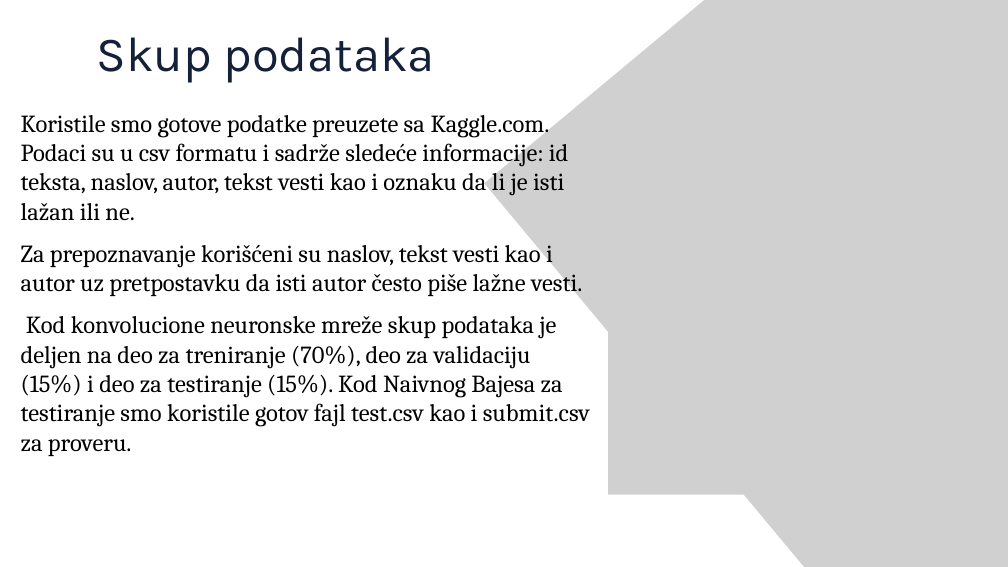
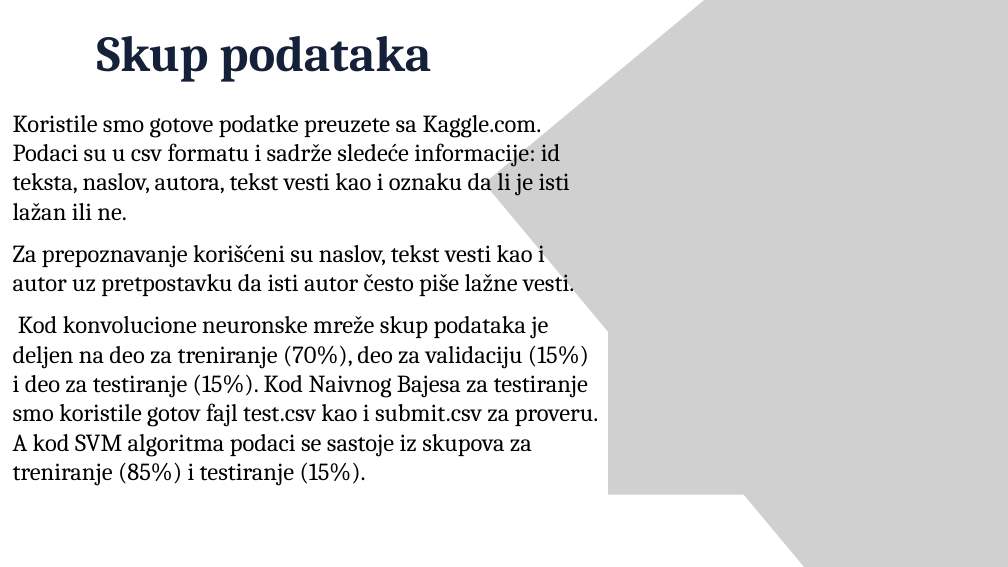
Before and after one commit to SonjaBaljicki/fake-news-detection, a slide deck: slide 3 of Fake-news-detection.pptx. Drawn at 1008x567 pixels with LibreOffice and Linux fonts; fonts in the diff are those of the drawing; grey boxes stand for pictures. Boxes give left, top, right and bottom in pixels: in the first picture for what was removed or moved away, otherwise in the second. Text is boxed around its words. In the diff, an @@ line names an element or a change of style, - is before the commit and + after.

```diff
--- a/Fake-news-detection.pptx
+++ b/Fake-news-detection.pptx
@@ text "Skup podataka" at bbox=[97, 36, 432, 82]: size 70 to 72 pt, font Karla to Cambria, bold on @@
@@ text at bbox=[13, 115, 570, 220]: text changed @@
-Koristile smo gotove podatke preuzete sa Kaggle.com. Podaci su u csv formatu i sadrže sledeće informacije: id teksta, naslov, autor, tekst vesti kao i oznaku da li je isti lažan ili ne.
+Koristile smo gotove podatke preuzete sa Kaggle.com. Podaci su u csv formatu i sadrže sledeće informacije: id teksta, naslov, autora, tekst vesti kao i oznaku da li je isti lažan ili ne.
@@ text "Koristile smo gotove podatke preuzete ...": place and size @@
-text "Koristile smo gotove podatke preuzete ..." at bbox=[21, 115, 590, 456]
+text "Koristile smo gotove podatke preuzete ..." at bbox=[13, 115, 598, 486]
@@ text at bbox=[13, 316, 598, 486]: text changed @@
-Kod konvolucione neuronske mreže skup podataka je deljen na deo za treniranje (70%), deo za validaciju (15%) i deo za testiranje (15%). Kod Naivnog Bajesa za testiranje smo koristile gotov fajl test.csv kao i submit.csv za proveru.
+Kod konvolucione neuronske mreže skup podataka je deljen na deo za treniranje (70%), deo za validaciju (15%) i deo za testiranje (15%). Kod Naivnog Bajesa za testiranje smo koristile gotov fajl test.csv kao i submit.csv za proveru. A kod SVM algoritma podaci se sastoje iz skupova za treniranje (85%) i testiranje (15%).
```
Also in this commit, not shown: 11 other slides changed, 6 other files.
